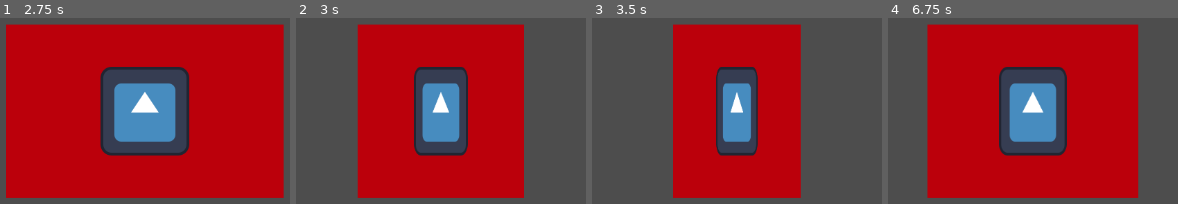
Above: before the commit, frames 1-4 (left to right).
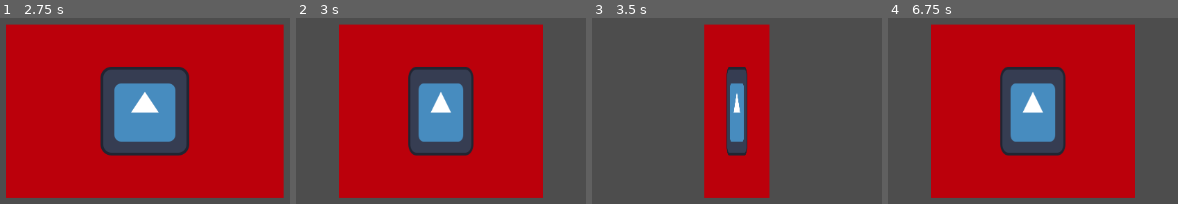
Above: after the commit, the same moments.

Repository: banana67676/Pitch-It-2025-2026
Game: Godot game, scene res://Card/Preset/card.tscn
The game is run twice, just before and just after one commit, with the same random seed, the same clock (stepped at 60 frames per second) and the same inputs. This scene is started directly instead of the project's main scene. The engine's default icon, where the game draws it, is replaced by a stand-in: a white triangle on a blue panel in a dark square.
Inputs (mouse positions are in pixels of both pictures, inside the frame that each line leads up to):
- Up to frame 1 (2.75 s): tap Enter at 0.5 s; move the mouse to (145, 111) at 0.52 s; press the mouse at (145, 111) at 0.53 s; move the mouse to (outside the picture) at 1.27 s; release the mouse at (outside the picture) at 1.28 s; click (outside the picture) at 1.35 s; tap Space at 2 s; move the mouse to (outside the picture) at 2.02 s; press the mouse at (outside the picture) at 2.03 s
- Up to frame 2 (3 s): tap Enter at 2.75 s; move the mouse to (478, 137) at 2.77 s; release the mouse at (478, 137) at 2.78 s; click (478, 137) at 2.85 s
- Up to frame 3 (3.5 s): no input
- Up to frame 4 (6.75 s): move the mouse to (911, 25) at 3.52 s; press the mouse at (911, 25) at 3.53 s; tap Space at 4.25, 5.75 s; move the mouse to (outside the picture) at 4.27 s; release the mouse at (outside the picture) at 4.28 s; click (outside the picture) at 4.35 s; tap Enter at 5 s; move the mouse to (outside the picture) at 5.02 s; press the mouse at (outside the picture) at 5.03 s; move the mouse to (1111, 38) at 5.77 s; release the mouse at (1111, 38) at 5.78 s; click (1111, 38) at 5.85 s; move the mouse to (outside the picture) at 6.52 s; press the mouse at (outside the picture) at 6.53 s

Frame 1 is identical in both runs. In frame 2, 16% of the frame differs, in the area x 14-86%, y 3-97%; in frame 3, 25%, in the area x 27-73%, y 3-97%; in frame 4, 3.6%.

Commit message:
fixed card input, side doesn't change

Diff:
--- a/Card/Preset/card.gd
+++ b/Card/Preset/card.gd
@@ -28,6 +28,8 @@
 	shrinkTween.tween_property(self, "scale:x", 0, FLIP_TIME)
 	shrinkTween.tween_callback(grow)
 	currentSide.visible = false
+	print("current side is ", currentSide)
+	print("disabled current side")
 	print("done shrinking")
 	return shrinkTween
 
@@ -35,22 +37,24 @@
 	print("growing")
 	print(self.scale.x)
 	print("current side is ", currentSide)
+	var tween = create_tween()
+	state = growing
+	tween.tween_property(self, "scale:x", 1, FLIP_TIME)
 	swap_current_side()
-	var tween = create_tween()
-	print("growing")
-	state = growing
-	currentSide.visible = true
-
-	tween.tween_property(self, "scale:x", 1, FLIP_TIME)
 
 func swap_current_side():
 	print("swapping side was ", currentSide)
+	var oldSide = currentSide
 	if currentSide == back:
 		currentSide = front
 	elif currentSide == front:
 		currentSide = back
 	else:
 		print("side is null")
+
+	currentSide.visible = true
+	print("enabled " + str(currentSide))
+	print(currentSide.visible)
 
 func flip() -> void:
 	var tween = create_tween()
@@ -59,10 +63,10 @@
 	state = stay
 
 func _on_input_event(viewport: Node, event: InputEvent, shape_idx: int) -> void:
-	if event is InputEventMouseButton:
+	if event is InputEventMouseButton and event.is_pressed():
 		print("card clicked")
 		flip()
-		# test()
+		#test()
 
 
 func test():
--- a/project.godot
+++ b/project.godot
@@ -18,6 +18,7 @@
 [file_customization]
 
 folder_colors={
+"res://Assets/": "purple",
 "res://Card/": "red",
 "res://Card/Preset/": "green",
 "res://Card/What/": "yellow",
